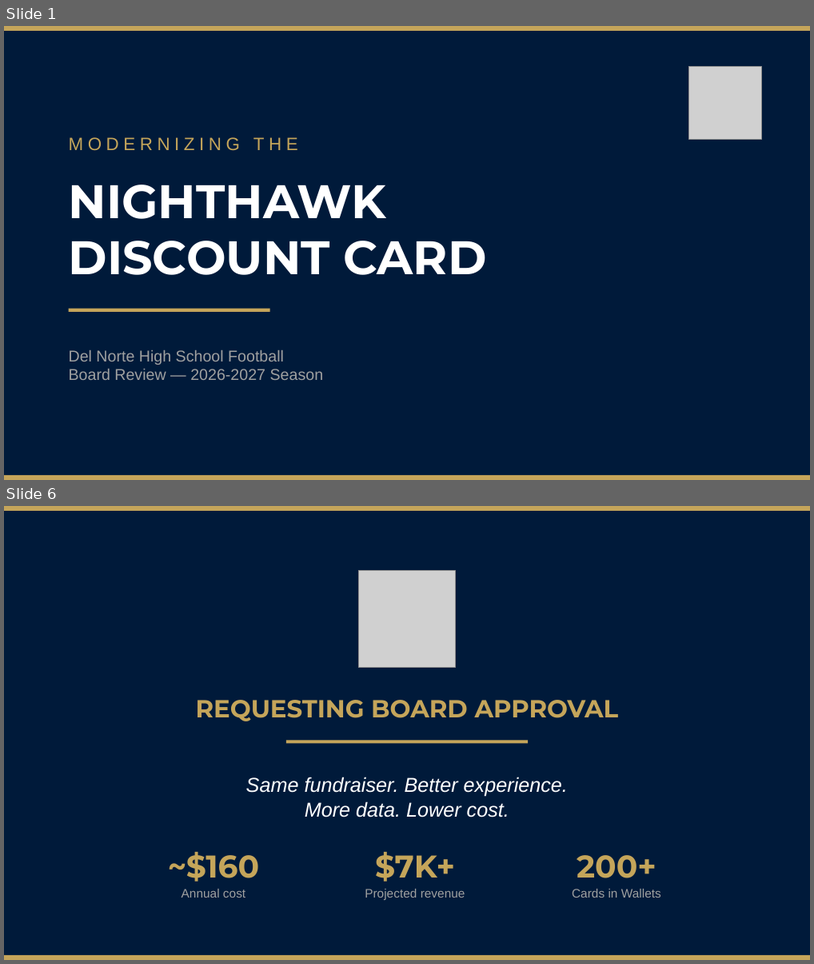
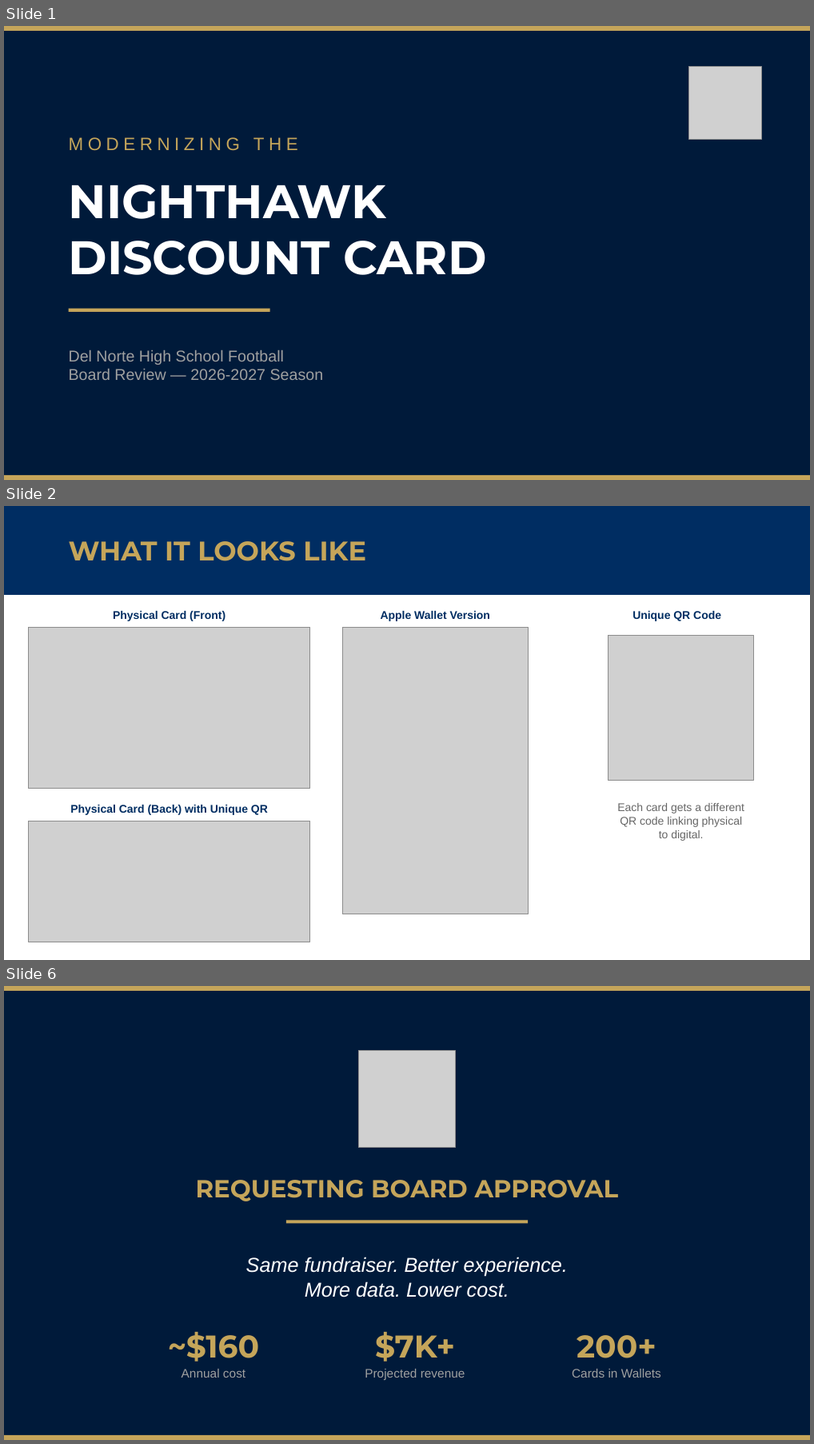
Before and after one commit to hoserR9/school-discount-pass, a slide deck: pitch/Del-Norte-Board-Approval.pptx. Shown one above the other, each under a label of ours: slides 1 and 6 before the commit, slides 1, 2 and 6 after it; the slides between them are not shown. The pictures are 814x964 and 814x1444 pixels, drawn with LibreOffice and Linux fonts; fonts in the diff are those of the drawing; grey boxes stand for pictures. Boxes give left, top, right and bottom in pixels: in the first picture for what was removed or moved away, otherwise in the second. Text is boxed around its words. In the diff, an @@ line names an element or a change of style, - is before the commit and + after.

```diff
--- a/pitch/Del-Norte-Board-Approval.pptx
+++ b/pitch/Del-Norte-Board-Approval.pptx
@@ slide 2 added at bbox=[4, 506, 810, 960], background #FFFFFF @@
@@ rectangle added at bbox=[4, 506, 810, 595], fill #002D62 @@
@@ text added at bbox=[69, 541, 366, 561], 24 pt, text #C5A55A, bold @@
+WHAT IT LOOKS LIKE
@@ text added at bbox=[113, 611, 226, 621], 10 pt, text #002D62, bold @@
+Physical Card (Front)
@@ text added at bbox=[381, 611, 490, 621], 10 pt, text #002D62, bold @@
+Apple Wallet Version
@@ text added at bbox=[633, 611, 722, 621], 10 pt, text #002D62, bold @@
+Unique QR Code
@@ picture added at bbox=[28, 627, 310, 788] @@
@@ picture added at bbox=[342, 627, 528, 914] @@
@@ picture added at bbox=[609, 635, 754, 780] @@
@@ text added at bbox=[70, 804, 268, 815], 10 pt, text #002D62, bold @@
+Physical Card (Back) with Unique QR
@@ text added at bbox=[618, 803, 745, 840], 10 pt, text #666666 @@
+Each card gets a different
+QR code linking physical
+to digital.
@@ picture added at bbox=[28, 820, 310, 941] @@
```
Also in this commit, not shown: 2 slides changed, 1 other slide added, 2 slides removed, 10 other files.
